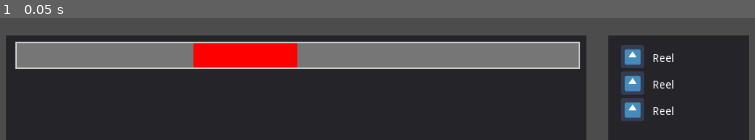
Above: before the commit, frame 1.
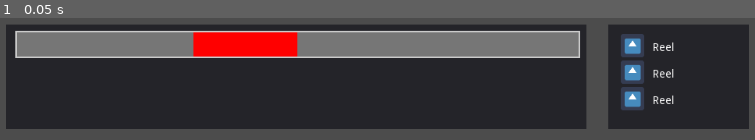
Above: after the commit, the same moment.

Repository: TateKennington/Battle-Fish-Saga
Game: Godot game, scene res://Battle.tscn
Two runs of this game, one before a commit and one after it. Both use one fixed random seed, a clock stepped at 60 frames per second and the inputs below. The engine's default icon, where the game draws it, is replaced by a stand-in: a white triangle on a blue panel in a dark square.
Inputs:
- Up to frame 1 (0.05 s): no input

The runs differ from the first frame. In frame 1, 31% of the frame differs, in the area x 0-100%, y 5-100%.

Commit message:
Move GUI up a little

Diff:
--- a/GUI/BattleGUI.tscn
+++ b/GUI/BattleGUI.tscn
@@ -15,8 +15,9 @@
 anchor_right = 0.783
 anchor_bottom = 1.0
 margin_left = 46.0
-margin_top = -134.0
+margin_top = -148.0
 margin_right = -12.7921
+margin_bottom = -14.0
 __meta__ = {
 "_edit_use_anchors_": false
 }
@@ -39,8 +40,9 @@
 anchor_right = 1.0
 anchor_bottom = 1.0
 margin_left = 13.16
-margin_top = -134.0
+margin_top = -148.0
 margin_right = -27.0
+margin_bottom = -14.0
 __meta__ = {
 "_edit_use_anchors_": false
 }
